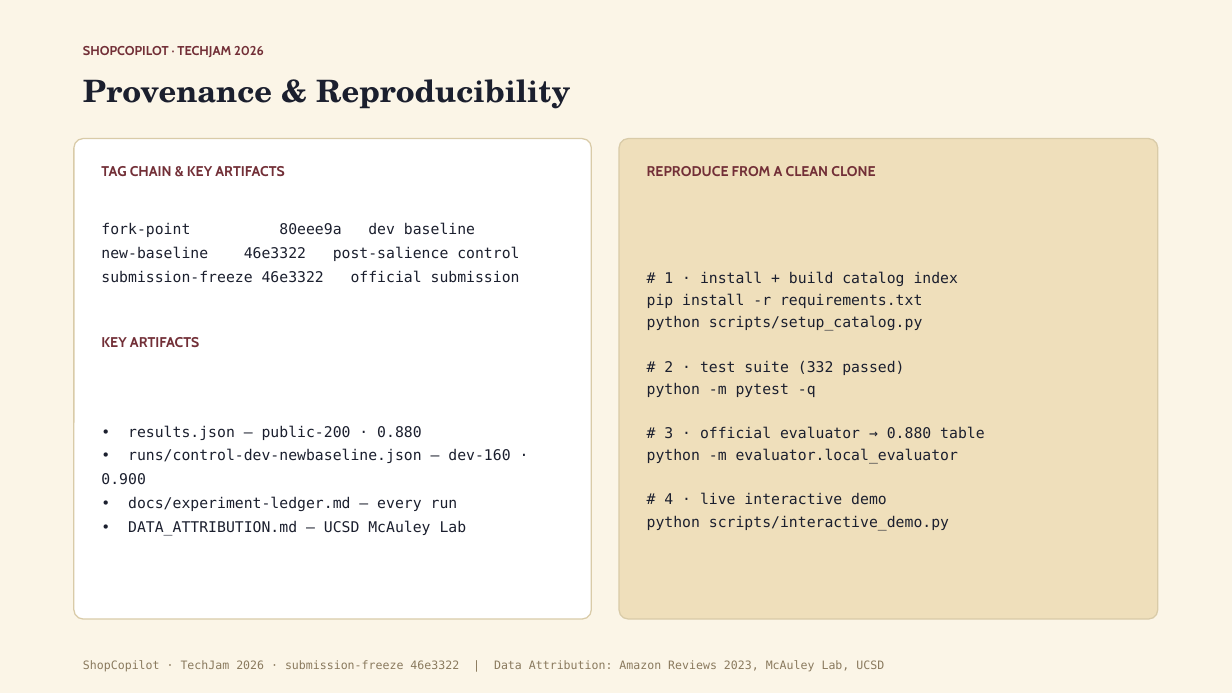
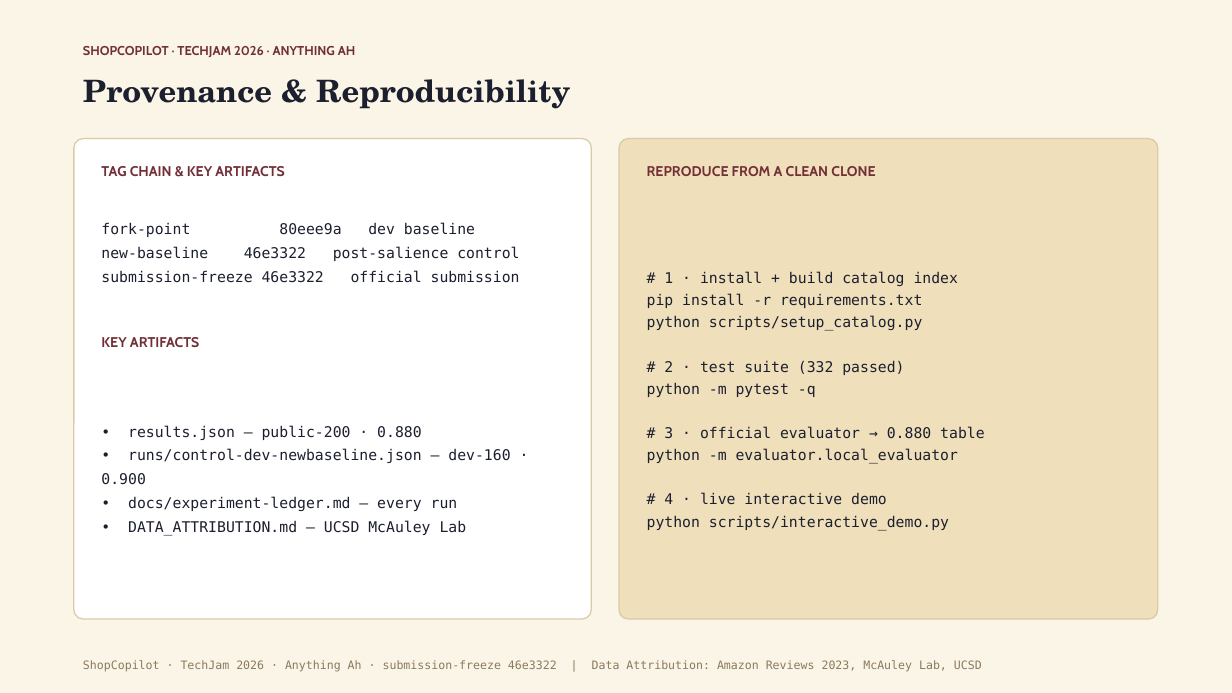
Before and after one commit to Shaneeen/ShopCopilot, a slide deck: slide 15 of docs/presentation/ShopCopilot_TechJam_Deck.pptx. Drawn at 1232x693 pixels with LibreOffice and Linux fonts; fonts in the diff are those of the drawing. Boxes give left, top, right and bottom in pixels: in the first picture for what was removed or moved away, otherwise in the second. Text is boxed around its words. In the diff, an @@ line names an element or a change of style, - is before the commit and + after.

Commit message:
deck: add group ANYTHING AH to all slide headers/footers + pptx author/company metadata

```diff
--- a/docs/presentation/ShopCopilot_TechJam_Deck.pptx
+++ b/docs/presentation/ShopCopilot_TechJam_Deck.pptx
@@ text at (83, 46, 356, 57): text changed @@
-SHOPCOPILOT · TECHJAM 2026
+SHOPCOPILOT · TECHJAM 2026 · ANYTHING AH
@@ text at (83, 660, 982, 672): text changed @@
-ShopCopilot · TechJam 2026 · submission-freeze 46e3322 | Data Attribution: Amazon Reviews 2023, McAuley Lab, UCSD
+ShopCopilot · TechJam 2026 · Anything Ah · submission-freeze 46e3322 | Data Attribution: Amazon Reviews 2023, McAuley Lab, UCSD
```
Also in this commit, not shown: 14 other slides changed, 2 other files.
